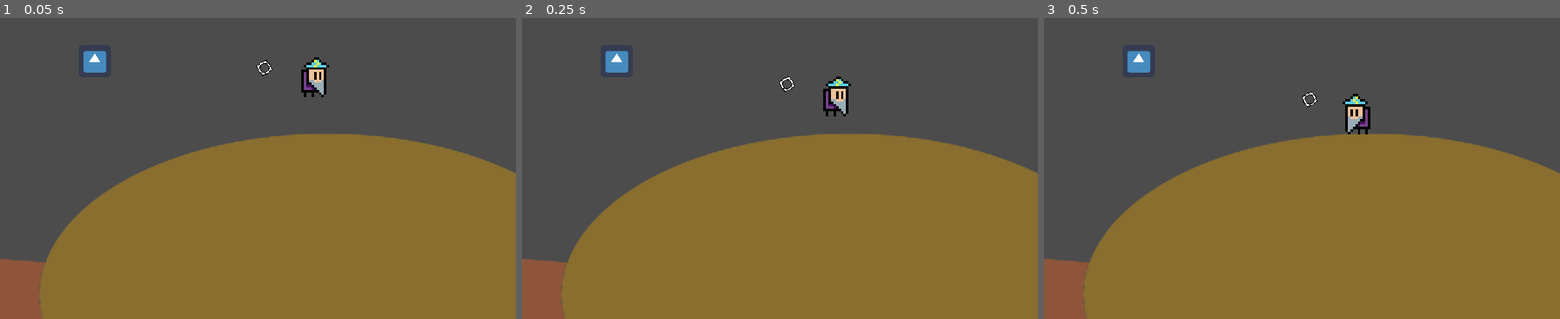
Above: before the commit, frames 1-3 (left to right).
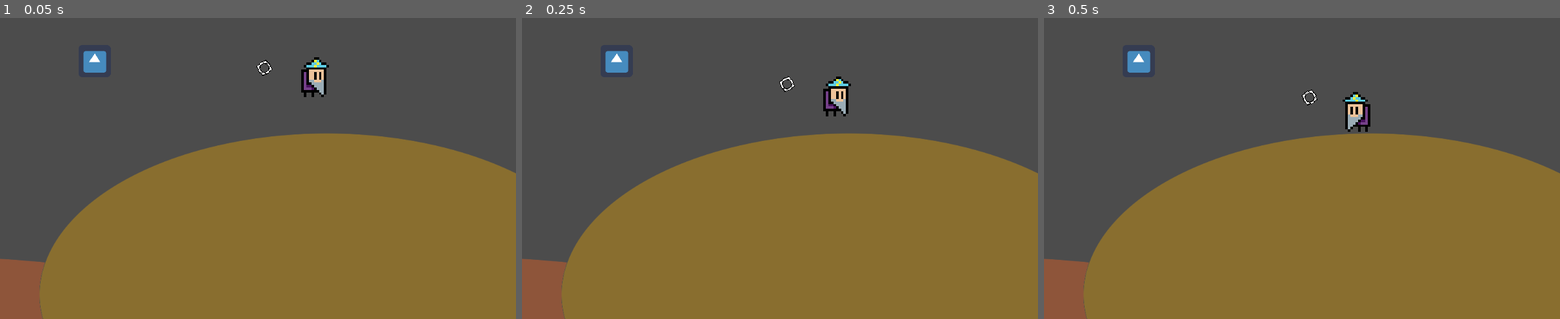
Above: after the commit, the same moments.

Repository: MitchMakesThings/Godot-Things
Game: Godot game, scene res://src/levels/FirstLevel.tscn
Two runs of this game, one before a commit and one after it. Both use one fixed random seed, a clock stepped at 60 frames per second and the inputs below. The engine's default icon, where the game draws it, is replaced by a stand-in: a white triangle on a blue panel in a dark square.
Inputs:
- Up to frame 1 (0.05 s): no input
- Up to frame 2 (0.25 s): no input
- Up to frame 3 (0.5 s): no input

The runs differ from the first frame. In frame 1, less than 0.1% of the frame differs, in the area x 2-87%, y 38-95%; in frame 2, less than 0.1%; in frame 3, 0.4%, in the area x 2-87%, y 23-95%.

Commit message:
Adding support for multiple destructibles per scene! This includes a number of bugfixes, as the initial code only supported applying a destructible to something with a origin of (0,0), specifically: Fix to match the destructible viewport size to the size of the parent sprite, instead of defaulting to the viewport. This ensures our visible cut-away matches with the change to the collision shape. This also lets us remove the weird hardcoded multiplication and division by 2 used to try align the two.
Increased the Green-slime explosion radius, to reflect the removal of the hardcoded 2 as part of the above fix.

Diff:
--- a/Game/src/destruction/Destructible.gd
+++ b/Game/src/destruction/Destructible.gd
@@ -23,12 +23,14 @@
 	_parent_material = get_parent().material
 	_viewport_destruction_node = get_node(viewport_destruction_nodepath)
 
-	# Match our destruction viewport to the regular viewport.
-	# If we didn't do this we'd need to either hardcode a viewport size
+	# Set our viewport size. This can be specified in the editor
 	if collision_viewport_size != Vector2.ZERO:
 		$Viewport.set_size(collision_viewport_size)
 	else:
-		$Viewport.set_size(get_viewport_rect().size)
+		# If it's not specified we'll match our parent sprites size.
+		# This ensures our scaling is correct so that the visual display of the
+		# sprite matches to the corresponding collision shape
+		$Viewport.set_size(get_parent().get_rect().size)
 
 	# Passing 0 to duplicate, as we don't want to duplicate scripts/signals etc
 	# We don't use 8 since we're going to delete our duplicate nodes after first render anyway
@@ -64,7 +66,7 @@
 	_destruction_threads.push_back(thread)
 
 	# This stuff does the bad-idea rebuild using images
-	_viewport_destruction_node.reposition(viewport_position, radius / 2)
+	_viewport_destruction_node.reposition(viewport_position, radius)
 
 	rebuild_texture()
 
@@ -89,13 +91,17 @@
 	var position : Vector2 = arguments[0]
 	var radius : float = arguments[1]
 
+	# Convert world coordinates of the collision point to local coordinates
+	# We need to do this because the collision polygon coordinates are only available in local space
+	position = position - global_position
+
 	var nb_points = 8
 	var points_arc = PoolVector2Array()
 	points_arc.push_back(position)
 
 	for i in range(nb_points + 1):
 		var angle_point = deg2rad(i * 360 / nb_points)
-		points_arc.push_back(position + Vector2(cos(angle_point), sin(angle_point)) * radius * 2)
+		points_arc.push_back(position + Vector2(cos(angle_point), sin(angle_point)) * radius)
 
 	for collision_polygon in collision_holder.get_children():
 		var clipped_polygons = Geometry.clip_polygons_2d(collision_polygon.polygon, points_arc)
@@ -117,8 +123,8 @@
 			# God knows why, but creating a PoolVector2Array from the Geometry Array fails
 			# ie, PoolVector2Array(Geometry.clip_polygons_2d(points_arc, collision_polygon.polygon))
 			# Doesn't give you a PoolVector2Array with all the points!
+			# So we'll iterate through and manually copy them ourselves :(
 			var points = PoolVector2Array()
-			# So we'll iterate through and manually copy them ourselves :(
 			for point in clipped_collision:
 				points.push_back(point)
 
--- a/Game/src/weapons/Slime-Green.tscn
+++ b/Game/src/weapons/Slime-Green.tscn
@@ -15,7 +15,7 @@
 contacts_reported = 1
 contact_monitor = true
 script = ExtResource( 2 )
-explosion_radius = 30.0
+explosion_radius = 60.0
 explosion_scene = ExtResource( 3 )
 
 [node name="Sprite" type="Sprite" parent="."]
